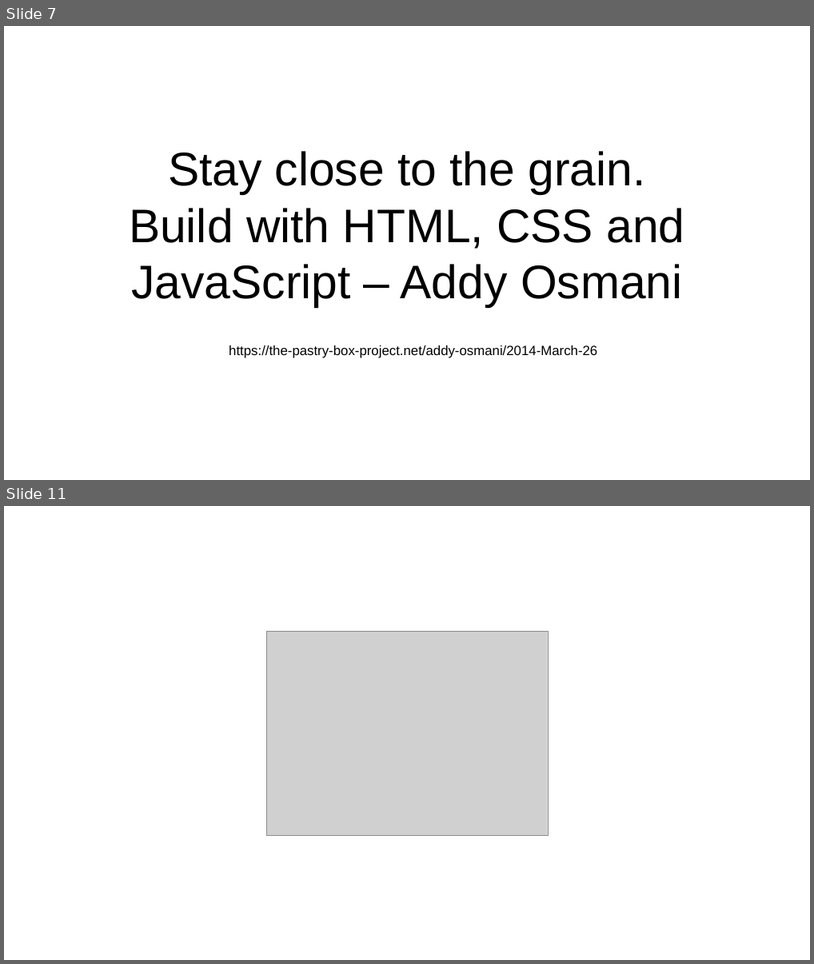
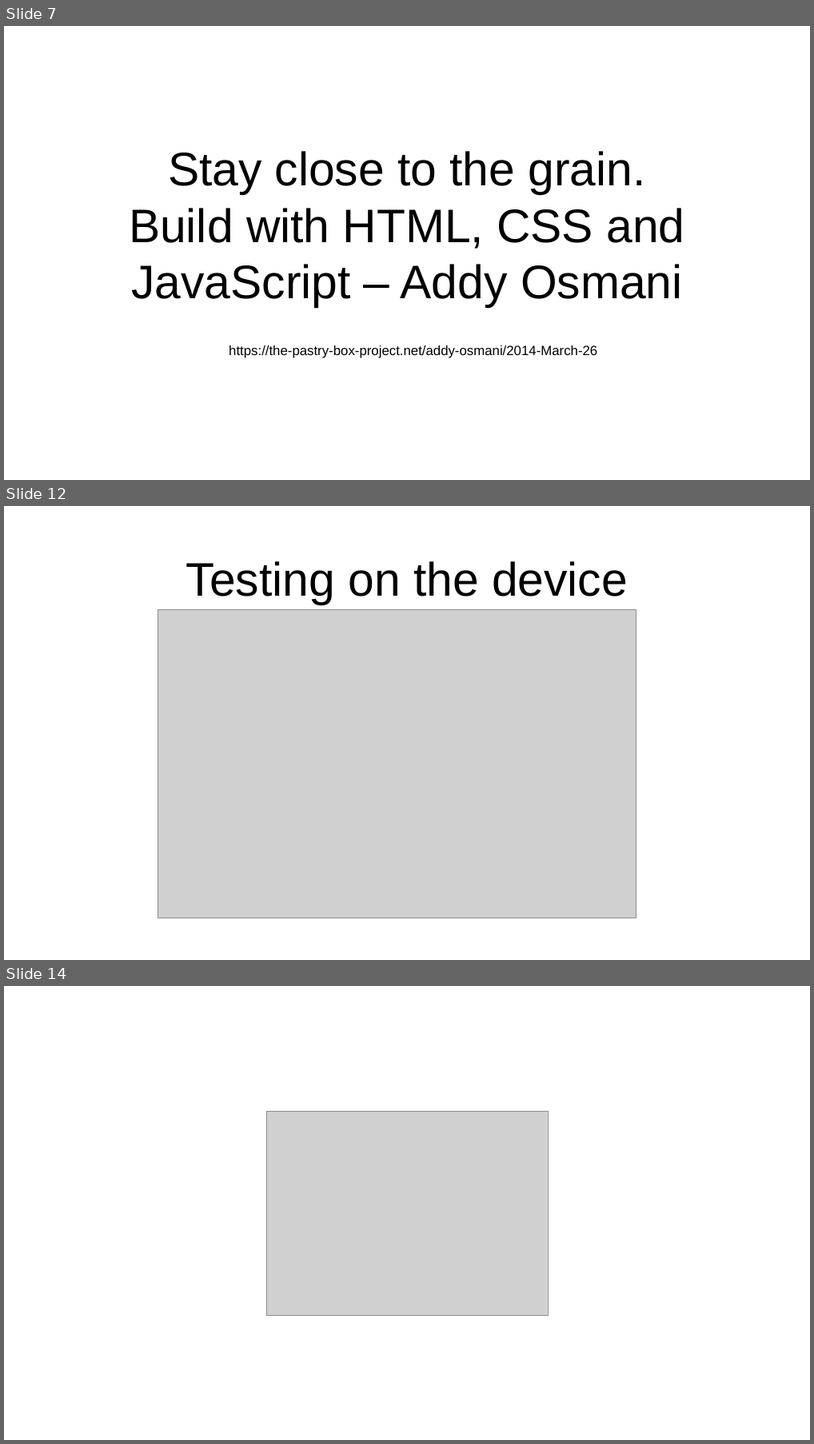
Before and after one commit to asunar/ThatConf, a slide deck: speakerSlides.pptx. Shown one above the other, each under a label of ours: slides 7 and 11 before the commit, slides 7, 12 and 14 after it; the slides between them are not shown. The pictures are 814x964 and 814x1444 pixels, drawn with LibreOffice and Linux fonts; fonts in the diff are those of the drawing; grey boxes stand for pictures; background and template pictures are left out. Boxes give left, top, right and bottom in pixels: in the first picture for what was removed or moved away, otherwise in the second. Text is boxed around its words. In the diff, an @@ line names an element or a change of style, - is before the commit and + after.

Commit message:
Updated slides

```diff
--- a/speakerSlides.pptx
+++ b/speakerSlides.pptx
@@ slide 12 added at (x1=4, y1=506, x2=810, y2=960), background #FFFFFF @@
@@ title added at (x1=186, y1=561, x2=628, y2=604), 112 pt, text #000000 @@
+Testing on the device
@@ picture added at (x1=158, y1=609, x2=636, y2=917) @@
@@ what was slide 11 is now slide 14 @@
```
Also in this commit, not shown: 2 other slides added.
